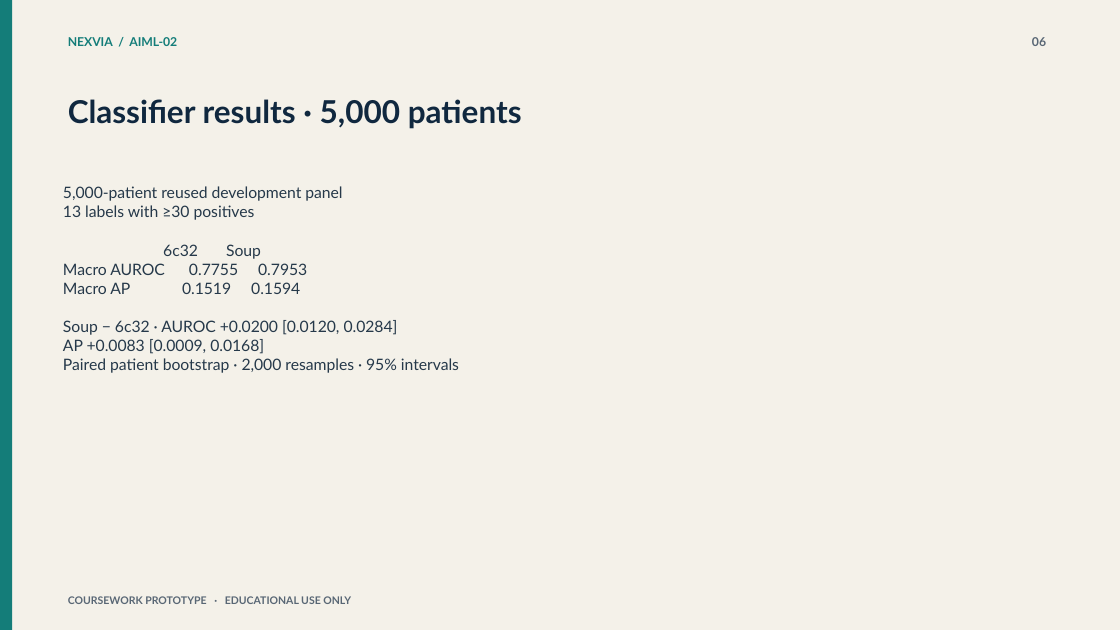
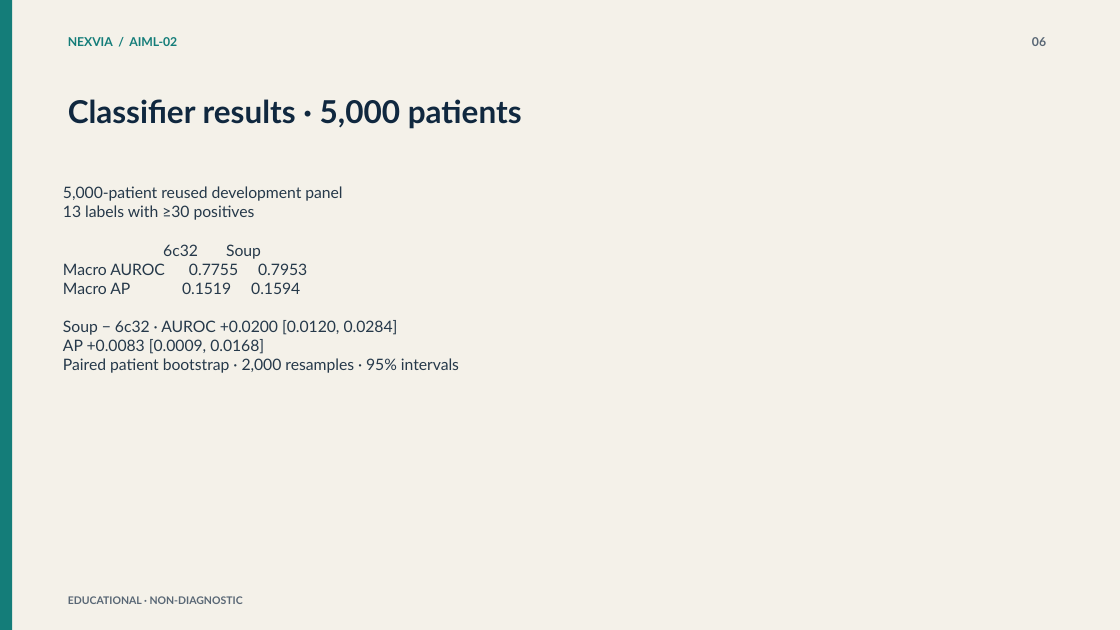
Before and after one commit to ram15x/nexvia-aiml-02-medical-imaging, a slide deck: slide 6 of deliverables/Medical_Imaging_AI_Review_Platform.pptx. Drawn at 1120x630 pixels with LibreOffice and Linux fonts; fonts in the diff are those of the drawing. Boxes give left, top, right and bottom in pixels: in the first picture for what was removed or moved away, otherwise in the second. Text is boxed around its words. In the diff, an @@ line names an element or a change of style, - is before the commit and + after.

```diff
--- a/deliverables/Medical_Imaging_AI_Review_Platform.pptx
+++ b/deliverables/Medical_Imaging_AI_Review_Platform.pptx
@@ text at (x1=68, y1=596, x2=243, y2=604): text changed @@
-COURSEWORK PROTOTYPE · EDUCATIONAL USE ONLY
+EDUCATIONAL · NON-DIAGNOSTIC
```
Also in this commit, not shown: 9 other slides changed, 19 other files.
